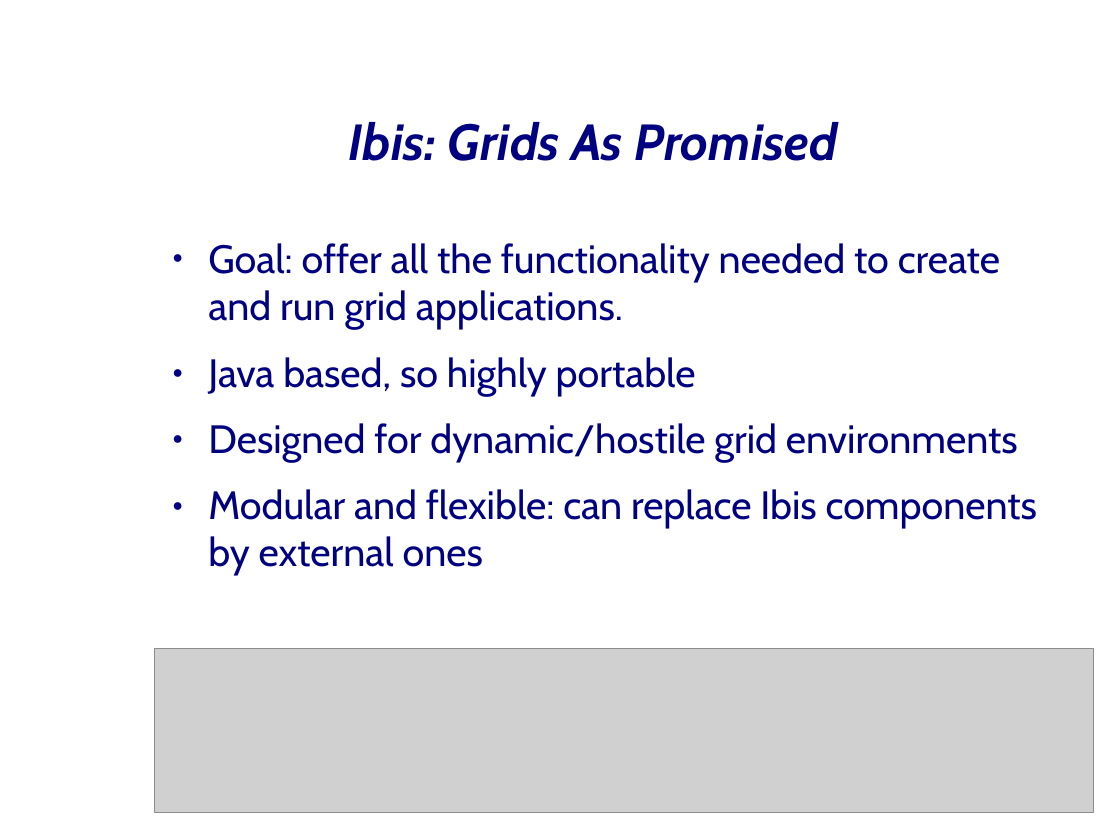
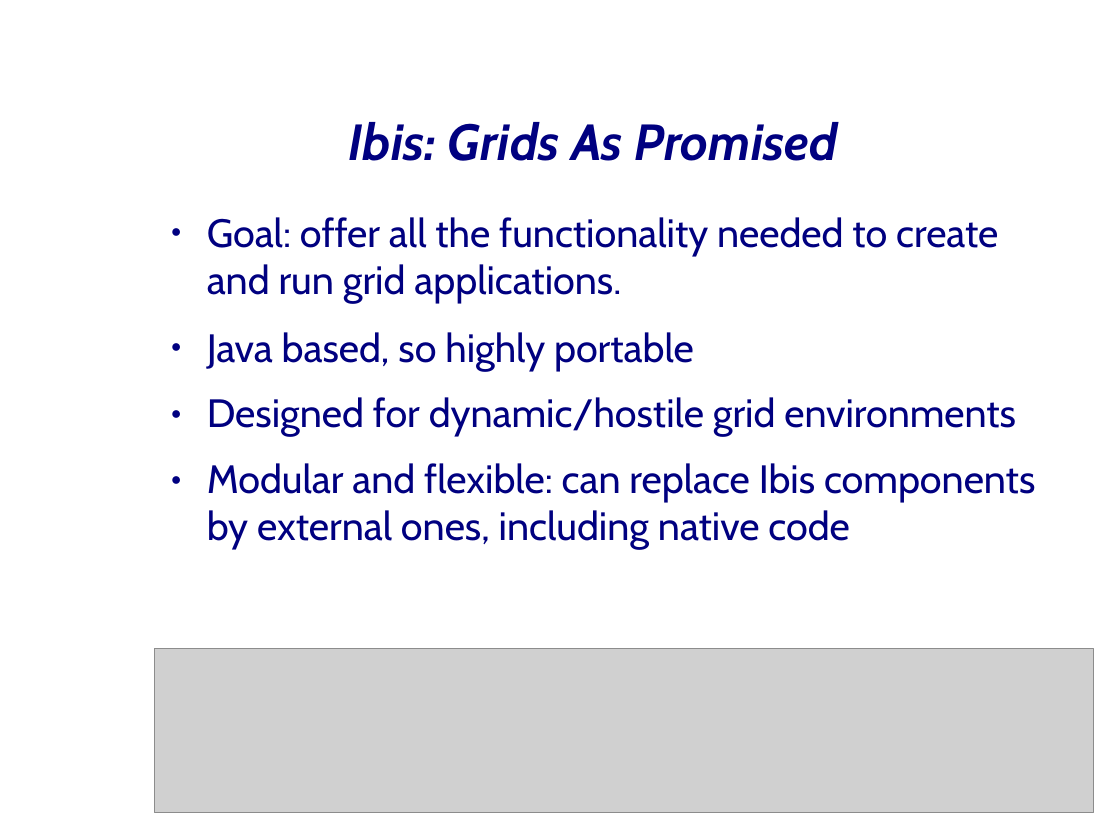
Before and after one commit to JungleComputing/www, a slide deck: slide 6 of tutorial/20080519-CCGrid08-Part-1-Introduction.odp. Drawn at 1120x840 pixels with LibreOffice and Linux fonts; fonts in the diff are those of the drawing; grey boxes stand for pictures; background and template pictures are left out. Boxes give left, top, right and bottom in pixels: in the first picture for what was removed or moved away, otherwise in the second. Text is boxed around its words. In the diff, an @@ line names an element or a change of style, - is before the commit and + after.

```diff
--- a/tutorial/20080519-CCGrid08-Part-1-Introduction.odp
+++ b/tutorial/20080519-CCGrid08-Part-1-Introduction.odp
@@ text "Goal: offer all the functionality ...": place and size @@
-text "Goal: offer all the functionality ..." at [208,243,1037,575]
+text "Goal: offer all the functionality ..." at [207,217,1035,549]
@@ text at [207,463,1035,549]: text changed @@
-● Modular and flexible: can replace Ibis components by external ones
+● Modular and flexible: can replace Ibis components by external ones, including native code
```
Also in this commit, not shown: 1 other slide changed, 10 other files.
